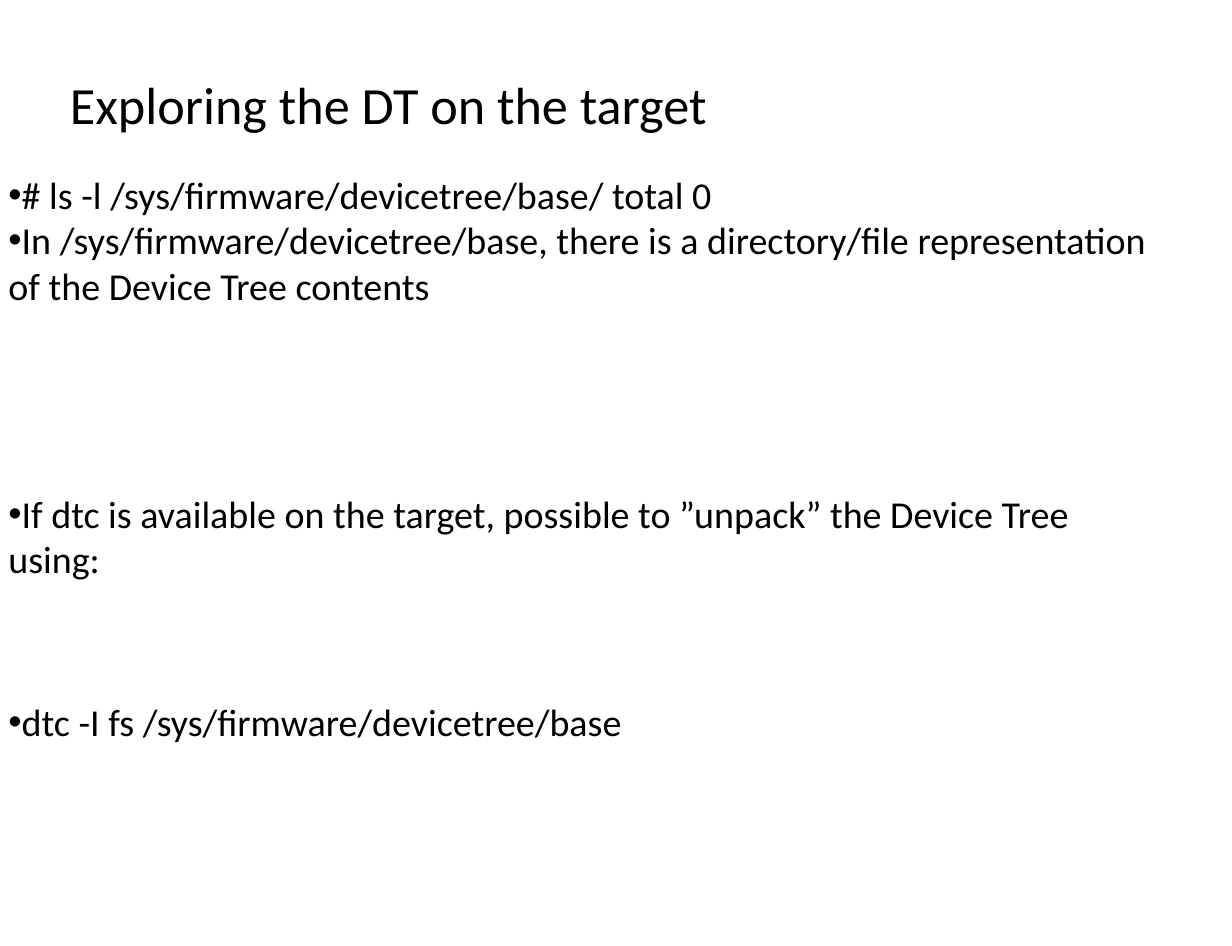
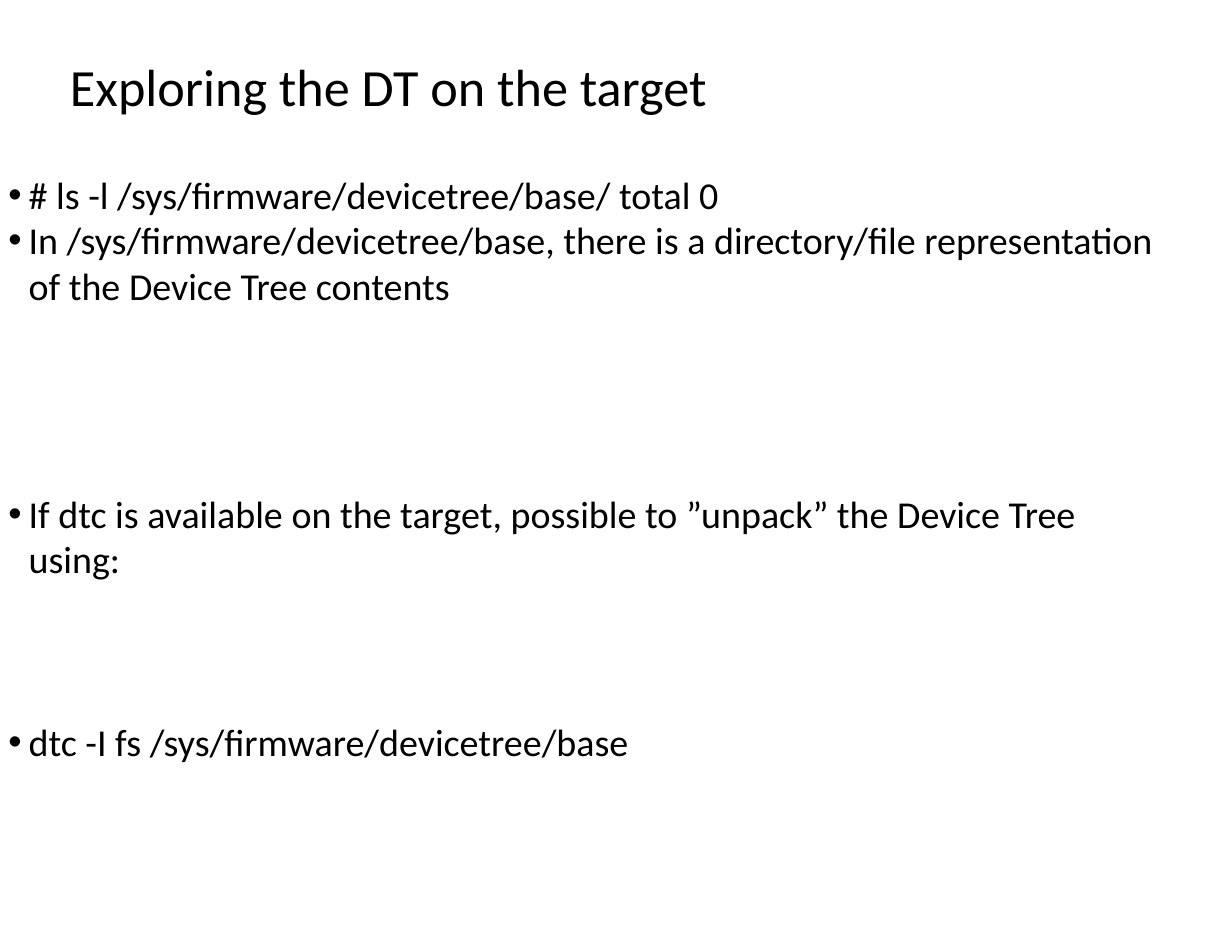
Before and after one commit to nareshmaramaina/sahasalu, a slide deck: slide 17 of Docs/device_tree.pptx (slide 16 before the commit). Drawn at 1232x946 pixels with LibreOffice and Linux fonts; fonts in the diff are those of the drawing. Boxes give left, top, right and bottom in pixels: in the first picture for what was removed or moved away, otherwise in the second. Text is boxed around its words. In the diff, an @@ line names an element or a change of style, - is before the commit and + after.

```diff
--- a/Docs/device_tree.pptx
+++ b/Docs/device_tree.pptx
@@ text "Exploring the DT on the ...": place and size @@
-text "Exploring the DT on the ..." at <box>70,87,707,133</box>
+text "Exploring the DT on the ..." at <box>70,69,707,115</box>
@@ text "# ls -l /sys/firmware/devicetree/base/ total ..." at <box>29,182,1152,762</box>: indent changed @@
```
Also in this commit, not shown: 11 other slides changed, 1 slide added, 6 other files.
